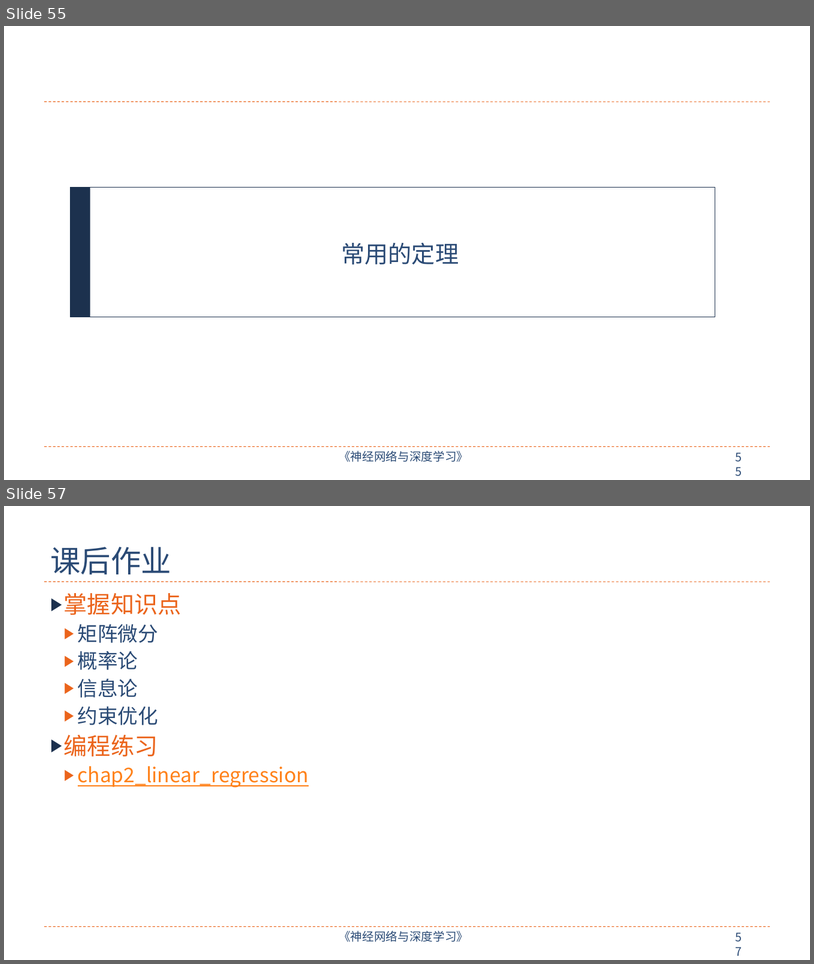
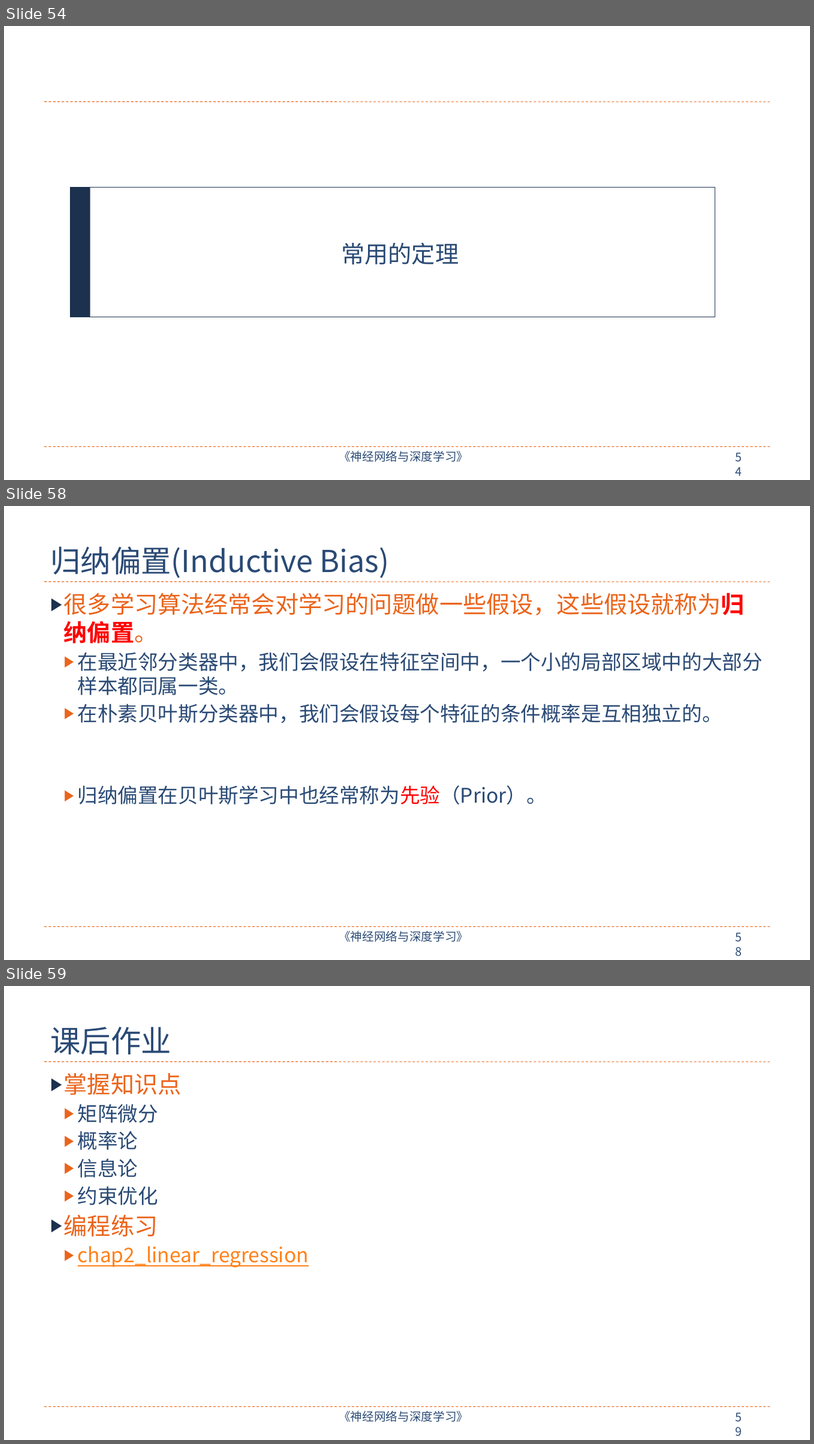
Before and after one commit to nndl/nndl.github.io, a slide deck: ppt/chap-机器学习概述.pptx. Shown one above the other, each under a label of ours: slides 55 and 57 before the commit, slides 54, 58 and 59 after it; the slides between them are not shown. The pictures are 814x964 and 814x1444 pixels, drawn with LibreOffice and Linux fonts; fonts in the diff are those of the drawing. Boxes give left, top, right and bottom in pixels: in the first picture for what was removed or moved away, otherwise in the second. Text is boxed around its words. In the diff, an @@ line names an element or a change of style, - is before the commit and + after.

```diff
--- a/ppt/chap-机器学习概述.pptx
+++ b/ppt/chap-机器学习概述.pptx
@@ slide 58 added at box(4, 506, 810, 960), background #FFFFFF; not listed: 4 template elements that a slide beside it also shows @@
@@ title added at box(50, 546, 389, 578), 36 pt, text #2A4A75 @@
+归纳偏置(Inductive Bias)
@@ text added at box(64, 592, 763, 804), 24 pt, text #2A4A75 @@
+▶ 很多学习算法经常会对学习的问题做一些假设，这些假设就称为归纳偏置。
+  ▶ 在最近邻分类器中，我们会假设在特征空间中，一个小的局部区域中的大部分样本都同属一类。
+  ▶ 在朴素贝叶斯分类器中，我们会假设每个特征的条件概率是互相独立的。
+  ▶ 归纳偏置在贝叶斯学习中也经常称为先验（Prior）。
@@ what was slide 55 is now slide 54 @@
@@ page number at box(730, 447, 755, 468): text changed @@
-55
+54
@@ what was slide 57 is now slide 59 @@
@@ page number at box(730, 1407, 755, 1428): text changed @@
-57
+59
```
Also in this commit, not shown: 6 slides changed, 3 other slides added, 2 slides removed.
